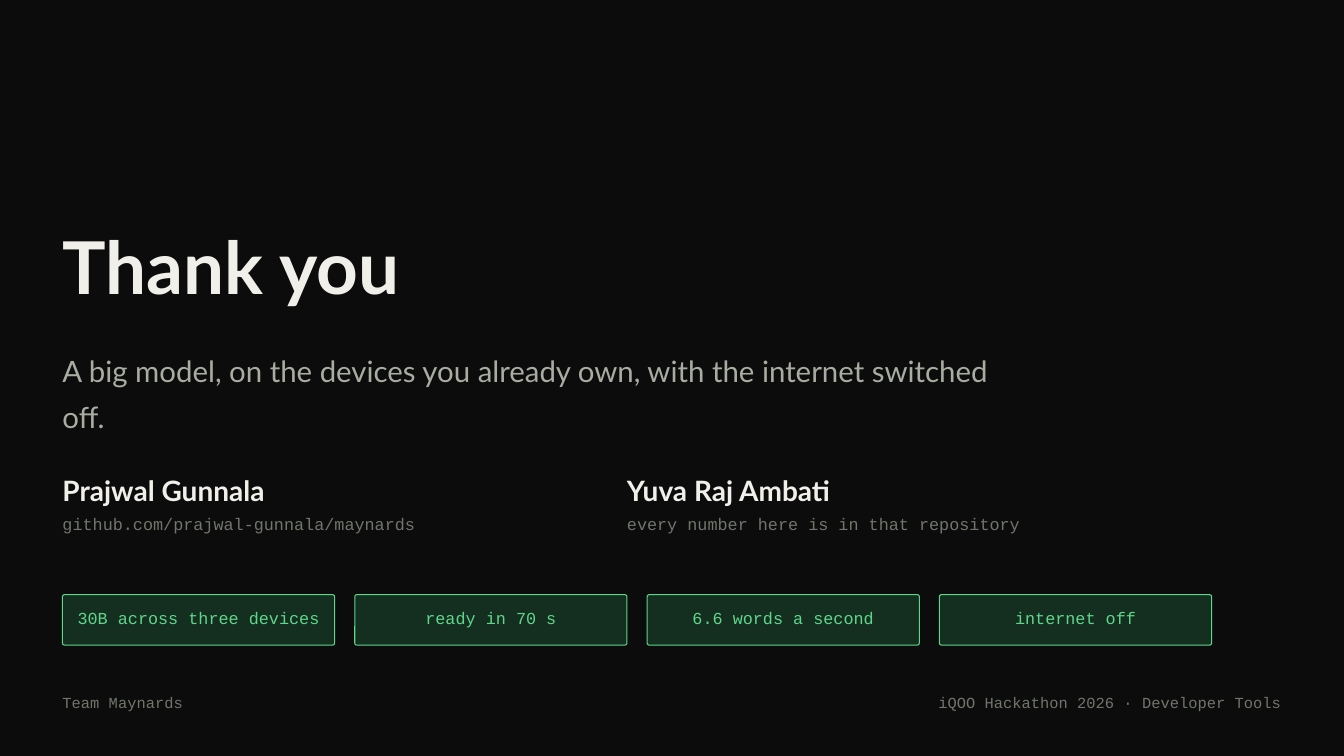
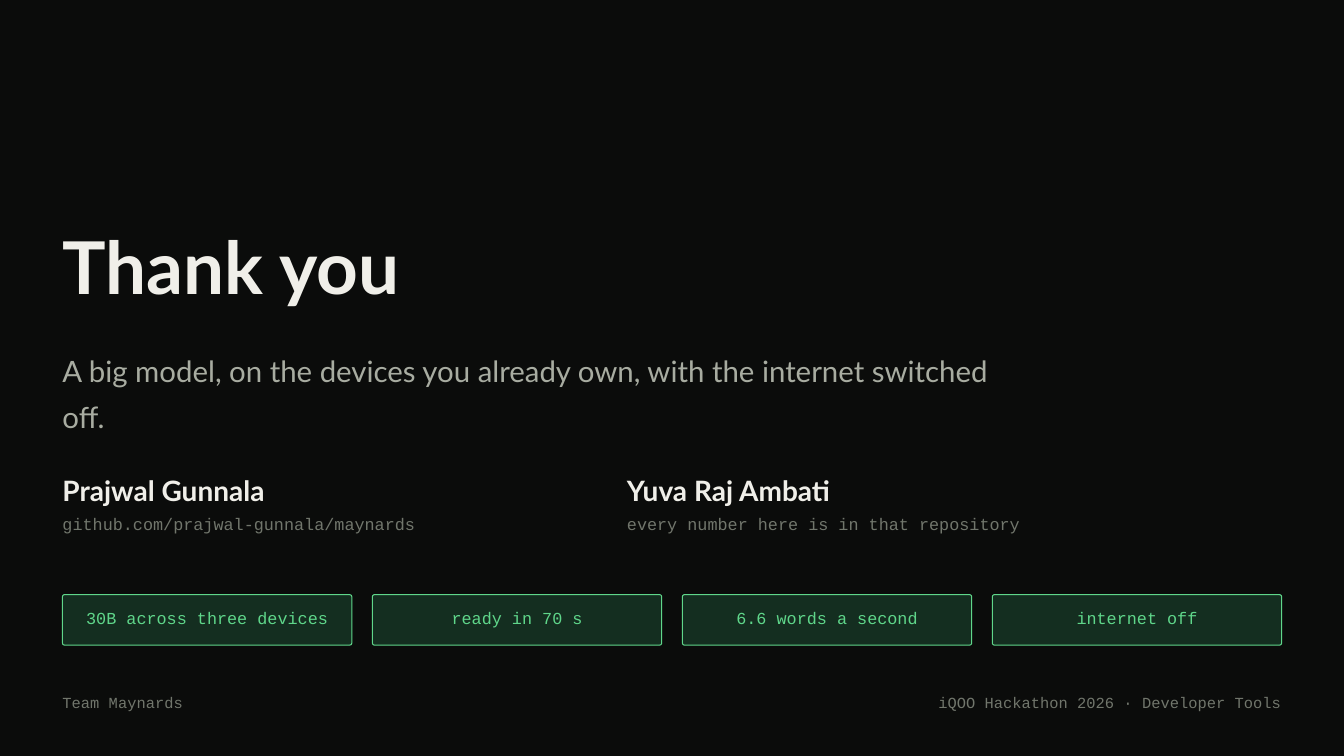
Before and after one commit to prajwal-gunnala/maynards, a slide deck: slide 12 of docs/deck-editable/MeshAI_Deck.pptx (slide 15 before the commit). Drawn at 1344x756 pixels with LibreOffice and Linux fonts; fonts in the diff are those of the drawing. Boxes give left, top, right and bottom in pixels: in the first picture for what was removed or moved away, otherwise in the second. Text is boxed around its words. In the diff, an @@ line names an element or a change of style, - is before the commit and + after.

Commit message:
deck: twelve slides, and a layout that survives its own words
An audit of every rendered slide found the same three causes behind almost
every defect: the header assumed a title never wrapped, the bullet helper
advanced by a fixed step whether or not a line wrapped, and every caller
hard-coded the position of whatever came next. All three now measure the text
before placing the next thing, so a longer sentence pushes what follows down
instead of printing on top of it.

Cut from fifteen to twelve. Why it is hard folded into what we fixed, because
it is one story: the link is the constraint, and here is what we did. Who it
is for moved onto the business slide, where the buyer already was.

The business leads with the fleet now: people hand over a phone they no
longer use, we rack it and pay them, and what a customer buys is memory,
priced by how big a model they want to hold. Their own devices and licensing
to a phone maker stay, as the other two ways.

And the limits slide says something useful instead of apologising: when to
use it, and when not to.

```diff
--- a/docs/deck-editable/MeshAI_Deck.pptx
+++ b/docs/deck-editable/MeshAI_Deck.pptx
@@ rounded rectangle: place and size @@
-rounded rectangle at (63,595,335,645)
+rounded rectangle at (63,595,352,645)
@@ rounded rectangle: place and size @@
-rounded rectangle at (355,595,627,645)
+rounded rectangle at (372,595,661,645)
@@ rounded rectangle: place and size @@
-rounded rectangle at (647,595,920,645)
+rounded rectangle at (683,595,972,645)
@@ rounded rectangle: place and size @@
-rounded rectangle at (940,595,1212,645)
+rounded rectangle at (993,595,1282,645)
@@ text "30B across three devices": place and size @@
-text "30B across three devices" at (78,612,320,624)
+text "30B across three devices" at (86,612,328,624)
@@ text "ready in 70 s": place and size @@
-text "ready in 70 s" at (425,612,556,628)
+text "ready in 70 s" at (452,612,582,628)
@@ text "6.6 words a second": place and size @@
-text "6.6 words a second" at (692,612,873,624)
+text "6.6 words a second" at (736,612,917,624)
@@ text "internet off": place and size @@
-text "internet off" at (1015,612,1136,624)
+text "internet off" at (1077,612,1197,624)
```
Also in this commit, not shown: 9 other slides changed, 2 slides added, 5 slides removed, 1 other file.
